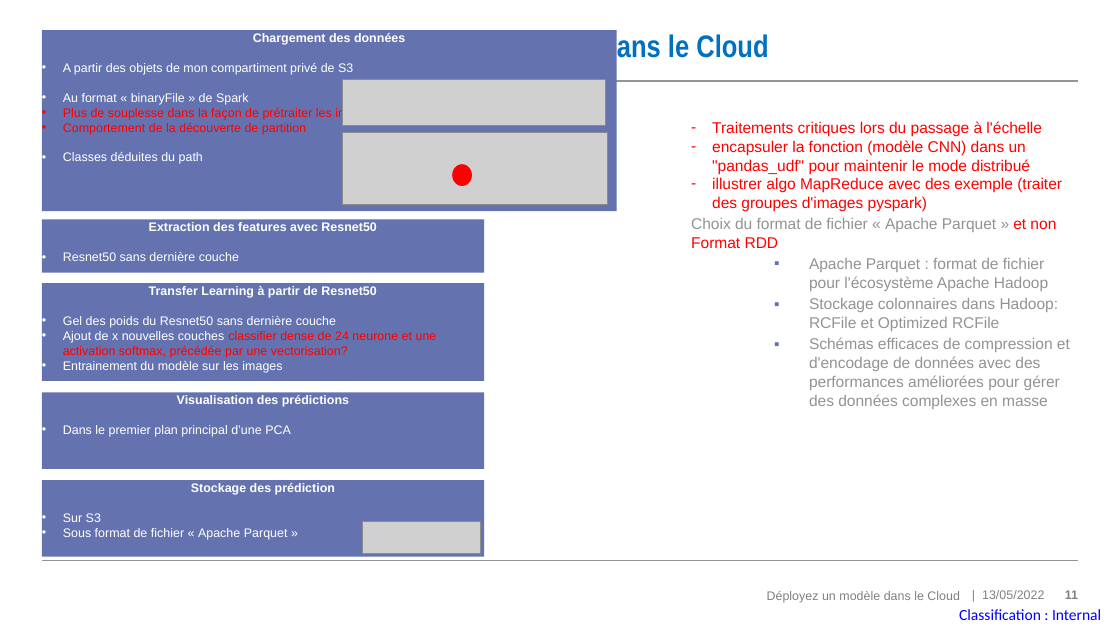
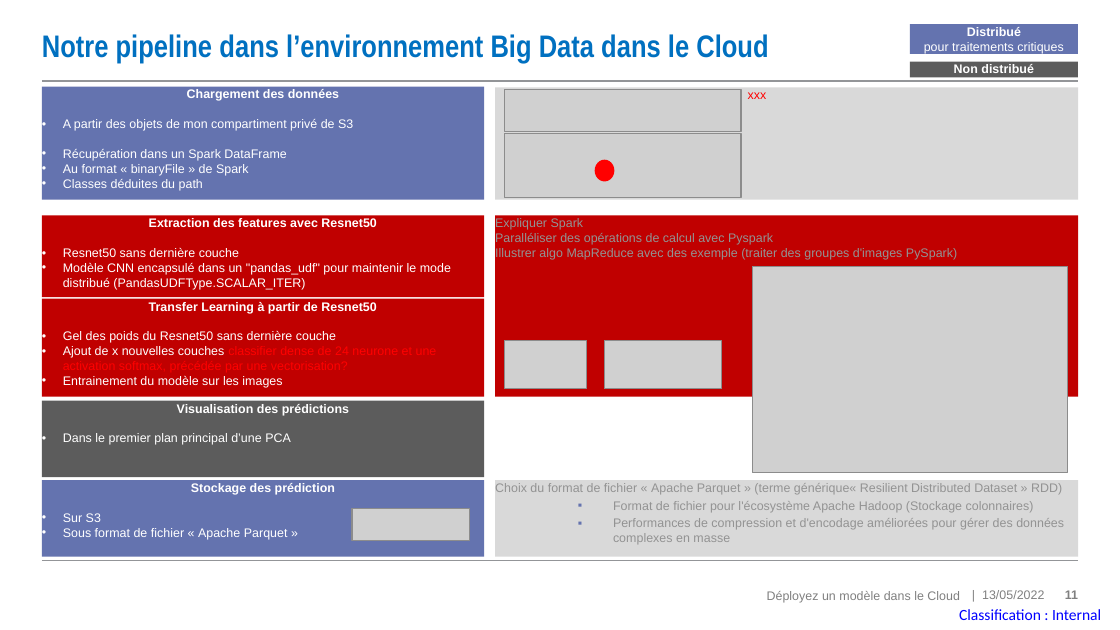
Before and after one commit to MadesLaurence/OpenClassrooms-Fruits-Project-8-, a slide deck: slide 11 of P8_10_support.pptx. Drawn at 1120x630 pixels with LibreOffice and Linux fonts; fonts in the diff are those of the drawing; grey boxes stand for pictures. Boxes give left, top, right and bottom in pixels: in the first picture for what was removed or moved away, otherwise in the second. Text is boxed around its words. In the diff, an @@ line names an element or a change of style, - is before the commit and + after.

```diff
--- a/P8_10_support.pptx
+++ b/P8_10_support.pptx
@@ rectangle added at (909, 25, 1077, 55), fill #6473AF, 8 pt, text #FFFFFF @@
+Distribué
+pour traitements critiques
@@ rectangle "Chargement des données": place and size @@
-rectangle "Chargement des données" at (41, 30, 616, 212)
+rectangle "Chargement des données" at (41, 86, 484, 199)
@@ rectangle added at (495, 87, 1077, 199), fill #D9D9D9, 8 pt, text #FF0000 @@
+xxx
@@ rectangle added at (909, 62, 1077, 77), fill #5C5C5C, 8 pt, text #FFFFFF, bold @@
+Non distribué
@@ text in rectangle at (63, 107, 375, 135): paragraphs removed @@
-• Plus de souplesse dans la façon de prétraiter les images que « image »
-• Comportement de la découverte de partition
@@ picture: place and size @@
-picture at (343, 80, 606, 127)
+picture at (504, 90, 740, 131)
@@ text in rectangle at (63, 149, 286, 161): paragraph added @@
+• Récupération dans un Spark DataFrame
@@ picture: place and size @@
-picture at (343, 132, 608, 205)
+picture at (504, 133, 740, 198)
@@ ellipse: place and size @@
-ellipse at (452, 165, 473, 186)
+ellipse at (595, 160, 615, 181)
@@ rectangle "Extraction des features avec Resnet50" at (41, 215, 484, 297): fill #6473AF to #C00000 @@
@@ rectangle "Extraction des features avec Resnet50": place and size @@
-rectangle "Extraction des features avec Resnet50" at (41, 220, 484, 272)
+rectangle "Extraction des features avec Resnet50" at (41, 215, 484, 297)
@@ rectangle added at (495, 215, 1077, 396), fill #C00000, 8 pt, text #929292 @@
+Expliquer Spark
+Paralléliser des opérations de calcul avec Pyspark
+Illustrer algo MapReduce avec des exemple (traiter des groupes d'images PySpark)
@@ text in rectangle at (63, 263, 451, 290): paragraph added @@
+• Modèle CNN encapsulé dans un "pandas_udf" pour maintenir le mode distribué (PandasUDFType.SCALAR_ITER)
@@ picture added at (753, 267, 1068, 473) @@
@@ rectangle "Transfer Learning à partir de ...": place and size @@
-rectangle "Transfer Learning à partir de ..." at (41, 283, 484, 381)
+rectangle "Transfer Learning à partir de ..." at (41, 299, 484, 396)
@@ rectangle "Transfer Learning à partir de ..." at (41, 299, 484, 396): fill #6473AF to #C00000 @@
@@ picture added at (504, 340, 587, 389) @@
@@ picture added at (605, 340, 721, 389) @@
@@ rectangle "Visualisation des prédictions": place and size @@
-rectangle "Visualisation des prédictions" at (41, 392, 484, 468)
+rectangle "Visualisation des prédictions" at (41, 401, 484, 477)
@@ rectangle "Visualisation des prédictions" at (41, 401, 484, 477): fill #6473AF to #5C5C5C @@
@@ picture: place and size @@
-picture at (363, 522, 480, 553)
+picture at (352, 508, 469, 540)
@@ text in rectangle at (495, 483, 1064, 544): text changed; size 10 to 8 pt @@
-– Traitements critiques lors du passage à l'échelle
-– encapsuler la fonction (modèle CNN) dans un "pandas_udf" pour maintenir le mode distribué
-– illustrer algo MapReduce avec des exemple (traiter des groupes d'images pyspark)
-    Choix du format de fichier « Apache Parquet » et non Format RDD
-    ▪ Apache Parquet : format de fichier pour l'écosystème Apache Hadoop
-    ▪ Stockage colonnaires dans Hadoop: RCFile et Optimized RCFile
-    ▪ Schémas efficaces de compression et d'encodage de données avec des performances améliorées pour gérer des données complexes en masse
+    Choix du format de fichier « Apache Parquet » (terme générique« Resilient Distributed Dataset » RDD)
+    ▪ Format de fichier pour l'écosystème Apache Hadoop (Stockage colonnaires)
+    ▪ Performances de compression et d'encodage améliorées pour gérer des données complexes en masse
@@ rectangle "Choix du format de fichier ...": place and size @@
-rectangle "Choix du format de fichier ..." at (691, 121, 1070, 409)
+rectangle "Choix du format de fichier ..." at (495, 480, 1077, 557)
@@ rectangle "Choix du format de fichier ..." at (495, 480, 1077, 557): fill none to #D9D9D9 @@
```
Also in this commit, not shown: 8 other slides changed, 2 slides added, 1 slide removed, 1 other file.
